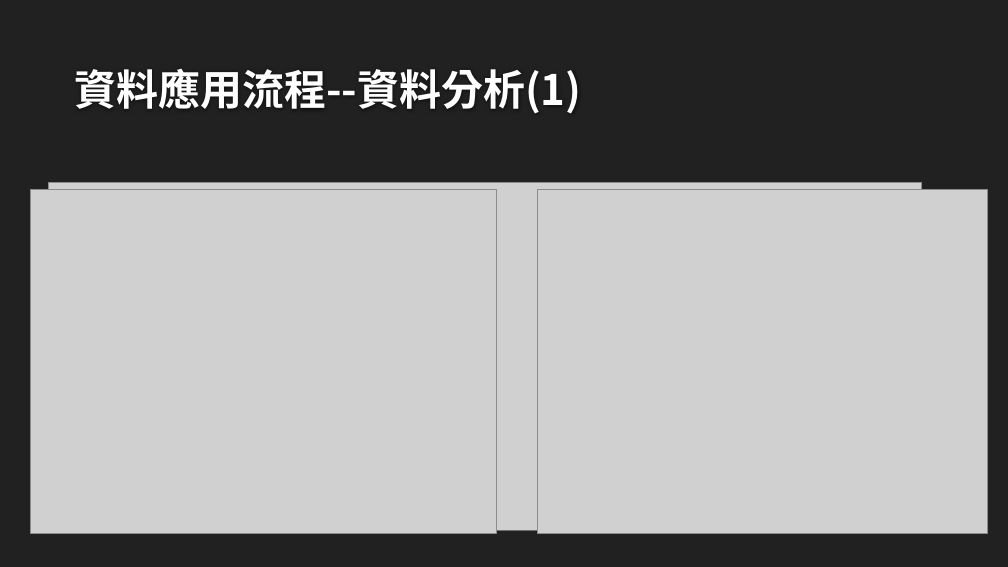
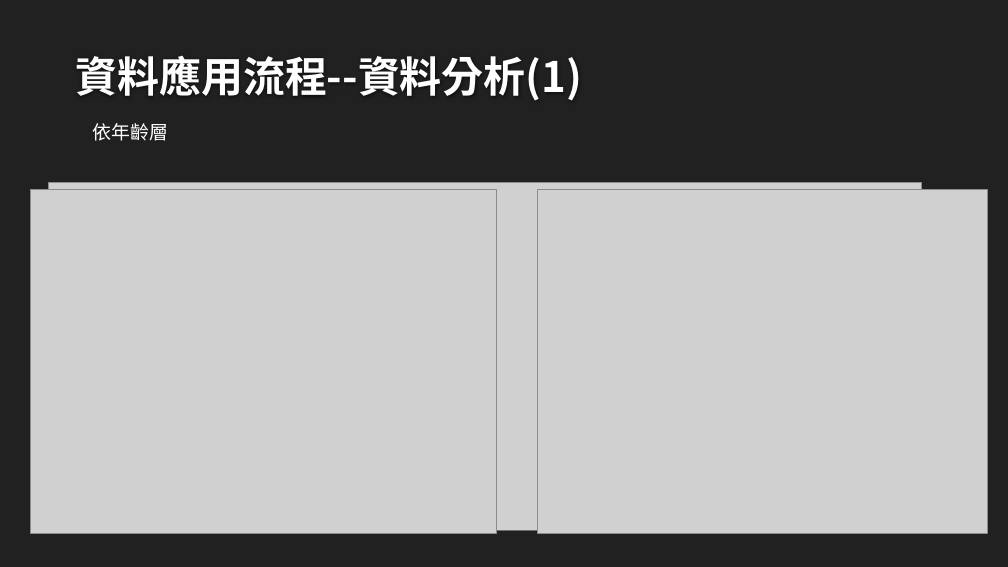
Before and after one commit to isabel112233/creditcard, a slide deck: slide 10 of 信用卡消費樣態.pptx. Drawn at 1008x567 pixels with LibreOffice and Linux fonts; fonts in the diff are those of the drawing; grey boxes stand for pictures; background and template pictures are left out. Boxes give left, top, right and bottom in pixels: in the first picture for what was removed or moved away, otherwise in the second. Text is boxed around its words. In the diff, an @@ line names an element or a change of style, - is before the commit and + after.

```diff
--- a/信用卡消費樣態.pptx
+++ b/信用卡消費樣態.pptx
@@ title "資料應用流程--資料分析(1)": place and size @@
-title "資料應用流程--資料分析(1)" at [75, 69, 582, 114]
+title "資料應用流程--資料分析(1)" at [75, 56, 582, 101]
@@ text added at [93, 123, 169, 141], 18 pt, text #FFFFFF @@
+依年齡層
```
Also in this commit, not shown: 13 other slides changed, 2 slides added, 1 slide removed, 3 other files.
